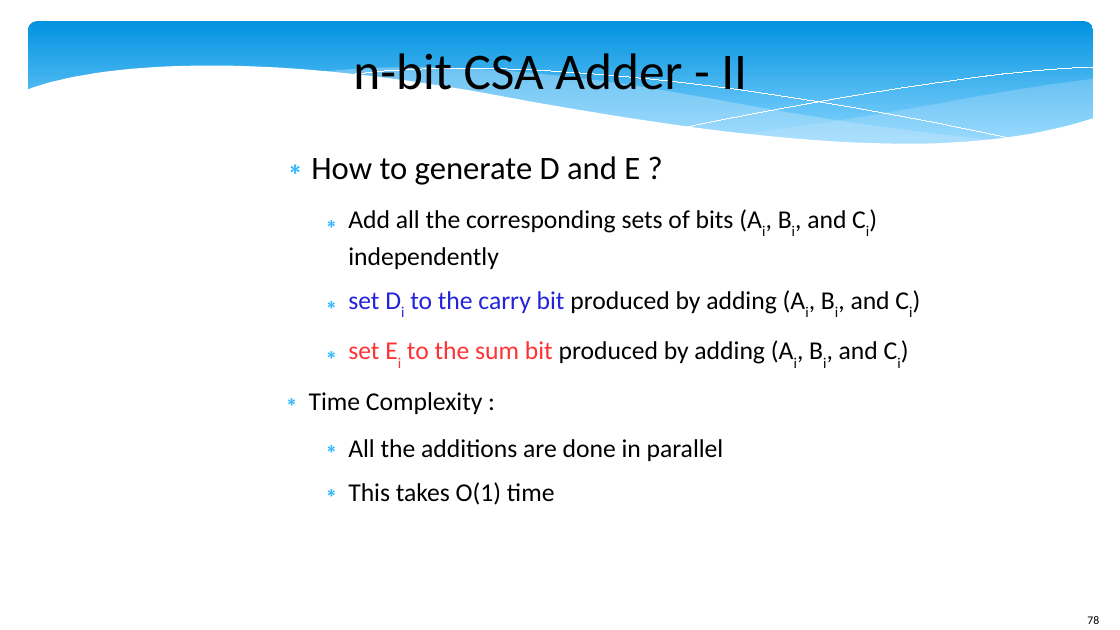
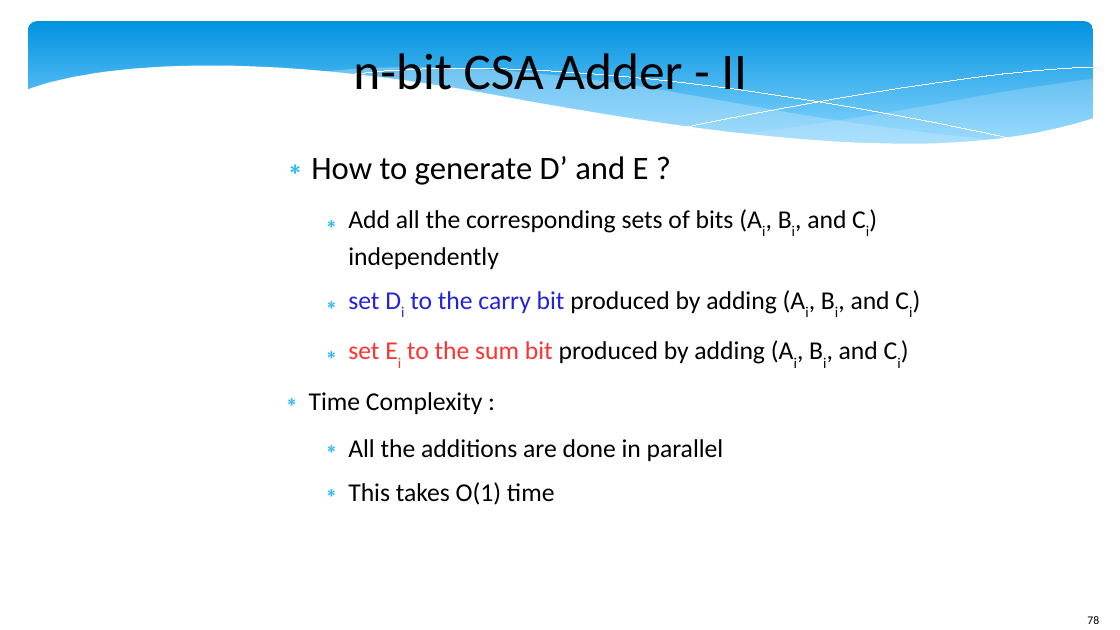
Before and after one commit to srsarangi/srsarangi.github.io, a slide deck: slide 78 of files/bookppts/Chapter_08_Computer_Arithmetic_1.pptx. Drawn at 1120x630 pixels with LibreOffice and Linux fonts; fonts in the diff are those of the drawing. Boxes give left, top, right and bottom in pixels: in the first picture for what was removed or moved away, otherwise in the second. Text is boxed around its words. In the diff, an @@ line names an element or a change of style, - is before the commit and + after.

```diff
--- a/files/bookppts/Chapter_08_Computer_Arithmetic_1.pptx
+++ b/files/bookppts/Chapter_08_Computer_Arithmetic_1.pptx
@@ text at (311,156,649,185): text changed @@
-∗ How to generate D and E ?
+∗ How to generate D’ and E ?
```
Also in this commit, not shown: 3 other slides changed.
